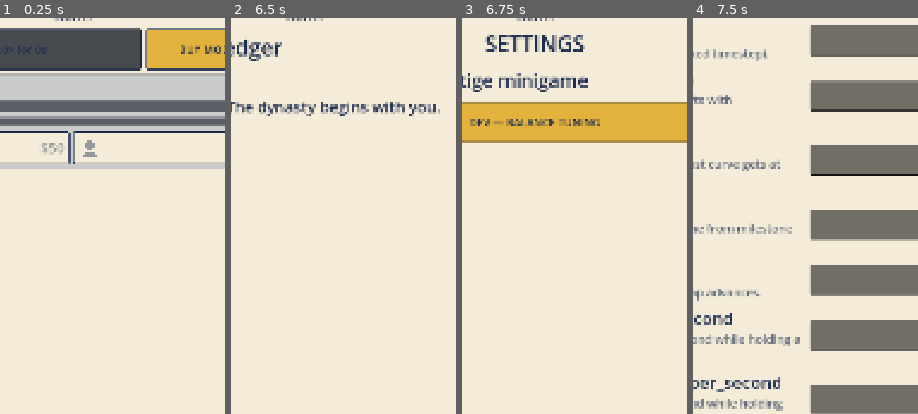
Above: before the commit, frames 1-4 (left to right).
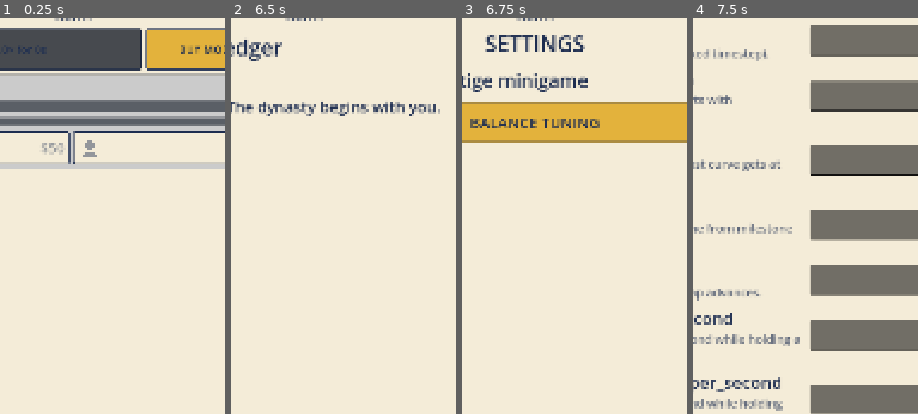
Above: after the commit, the same moments.

Repository: TimGoergen/american-tycoon
Game: Godot game, scene res://Main.tscn
The game is run twice, just before and just after one commit, with the same random seed, the same clock (stepped at 60 frames per second) and the same inputs.
Inputs (mouse positions are % of the whole screen's width and height, from its top left):
- Up to frame 1 (0.25 s): no input
- Up to frame 2 (6.5 s): click "BUY MODE: ×1" at 0.5 s; click "BUY MODE: ×10" at 1.25 s; click "BUY MODE: ×100" at 2 s; click "BUY MODE: MAX" at 2.75 s; click (50, 78) at 3.5 s; click (14, 95) at 4.27 s; click (38, 95) at 5.02 s; click (62, 95) at 5.77 s
- Up to frame 3 (6.75 s): click (86, 95) at 6.52 s
- Up to frame 4 (7.5 s): click "DEV — BALANCE TUNING" (after the commit: "BALANCE TUNING") at 7.25 s
The pictures show only the part of the screen within x 34-84%, y 13-63%; the shares and areas given below are measured in that part.

Frames 1-2 are identical in both runs. In frame 3, 0.9% of the frame differs, in the area x 3-62%, y 25-28%; in frame 4, nothing differs.

Commit message:
ui: settings 'BALANCE TUNING' button — drop DEV prefix, +40% text (26->36)
Co-Authored-By: Claude Opus 4.8 <noreply@anthropic.com>

Diff:
--- a/game/scripts/Main.gd
+++ b/game/scripts/Main.gd
@@ -417,9 +417,10 @@
 	# Dev tools entry: the balance tuning panel (GDD §13). Moved here from the action row.
 	var dev_button := Button.new()
 	dev_button.custom_minimum_size = Vector2(0, UiPalette.STANDARD_BUTTON_HEIGHT)
-	dev_button.add_theme_font_size_override("font_size", UiPalette.FONT_SMALL)
+	# 40% above FONT_SMALL (26 -> 36) at Tim's request (2026-06-22).
+	dev_button.add_theme_font_size_override("font_size", int(UiPalette.FONT_SMALL * 1.4))
 	UiPalette.style_button(dev_button, false)
-	dev_button.text = "DEV — BALANCE TUNING"
+	dev_button.text = "BALANCE TUNING"
 	dev_button.pressed.connect(_on_dev_pressed)
 	v.add_child(dev_button)
 
